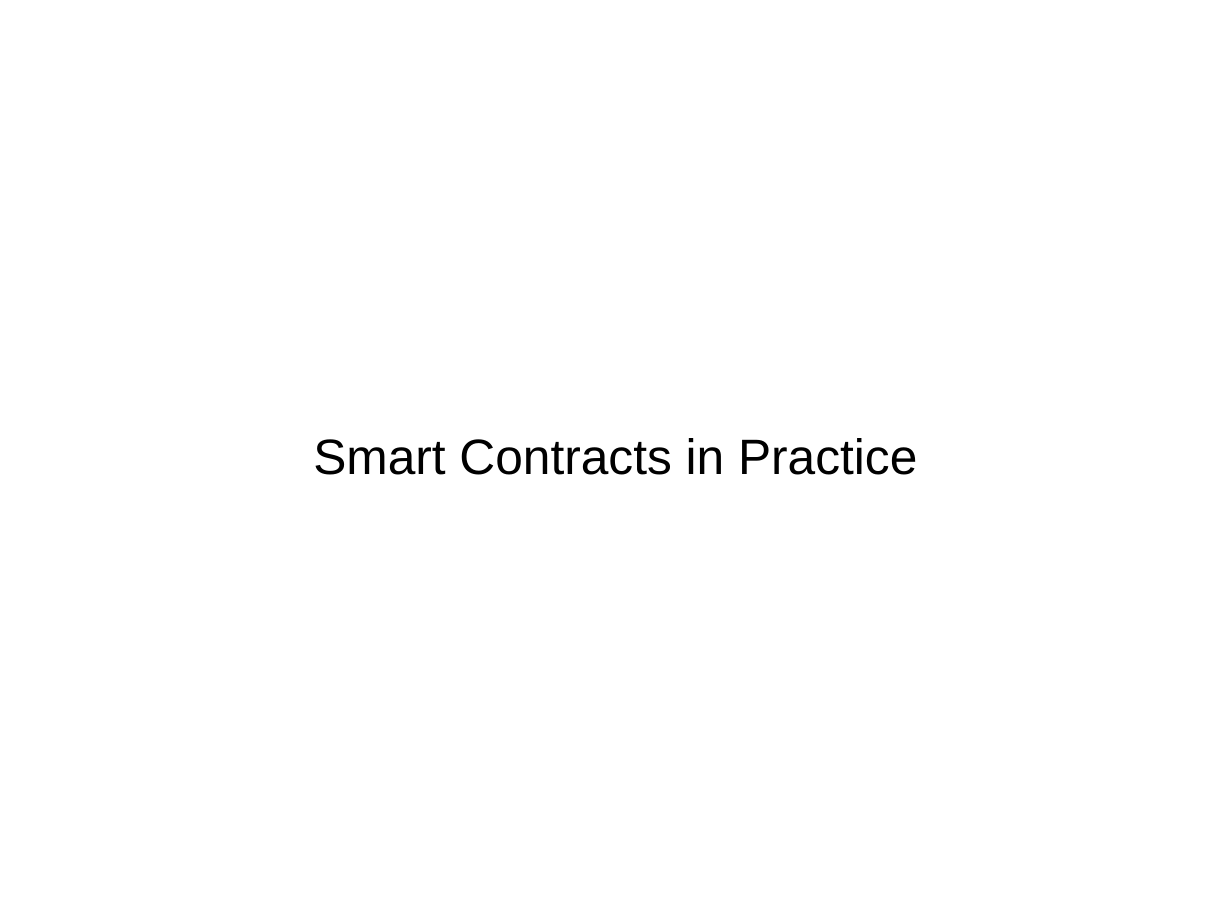
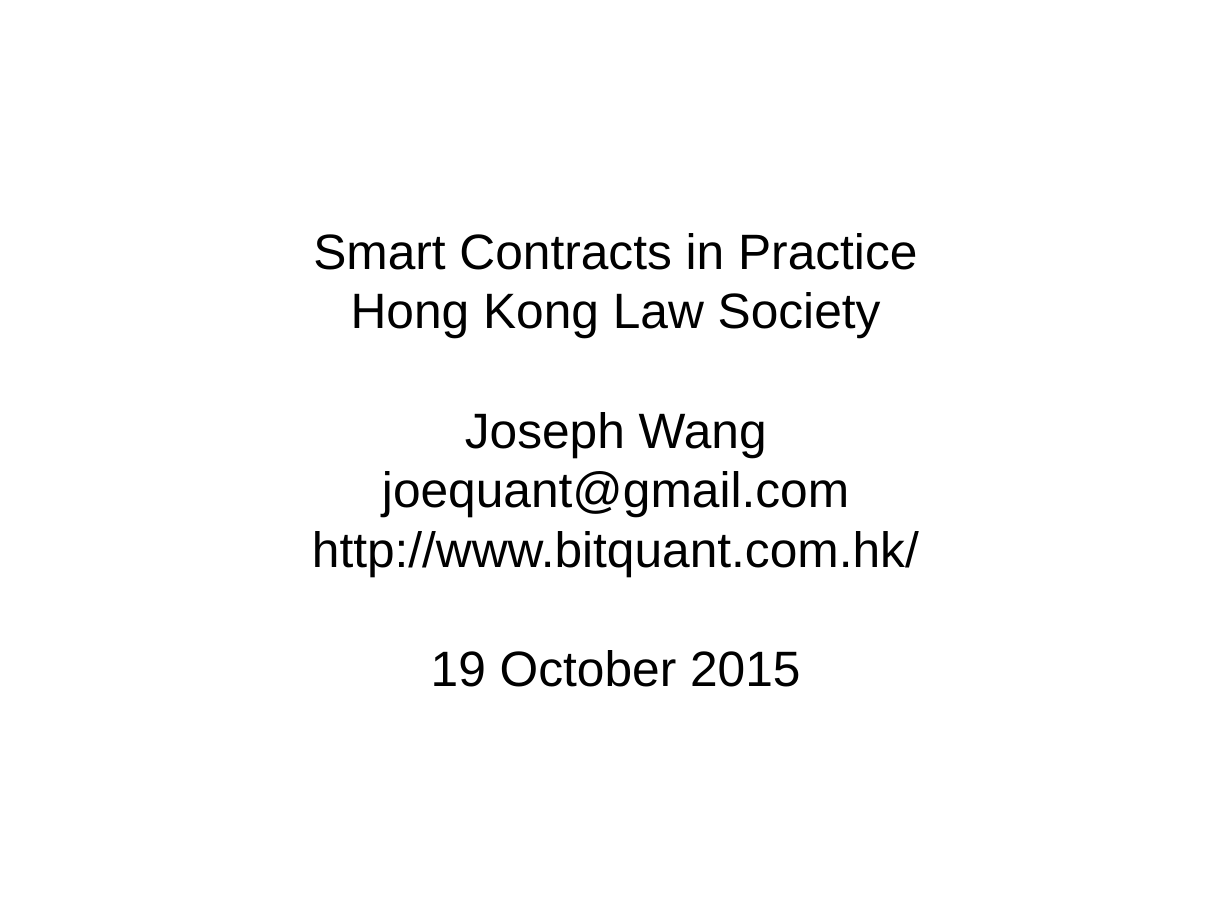
Before and after one commit to joequant/bitquant, a slide deck: slide 1 of pitchdecks/smart-contracts-practice-lawsociety.odp. Drawn at 1232x924 pixels with LibreOffice and Linux fonts; fonts in the diff are those of the drawing; background and template pictures are left out. Boxes give left, top, right and bottom in pixels: in the first picture for what was removed or moved away, otherwise in the second. Text is boxed around its words. In the diff, an @@ line names an element or a change of style, - is before the commit and + after.

```diff
--- a/pitchdecks/smart-contracts-practice-lawsociety.odp
+++ b/pitchdecks/smart-contracts-practice-lawsociety.odp
@@ subtitle at box(313, 233, 917, 270): highlight #FFFFFF to none in "Smart Contracts in Practice" @@
@@ subtitle at box(312, 292, 919, 687): paragraphs added @@
+Hong Kong Law Society
+Joseph Wang
+joequant@gmail.com
+http://www.bitquant.com.hk/
+19 October 2015
```
Also in this commit, not shown: 12 other slides changed, 2 slides added, 3 slides removed, 1 other file.
